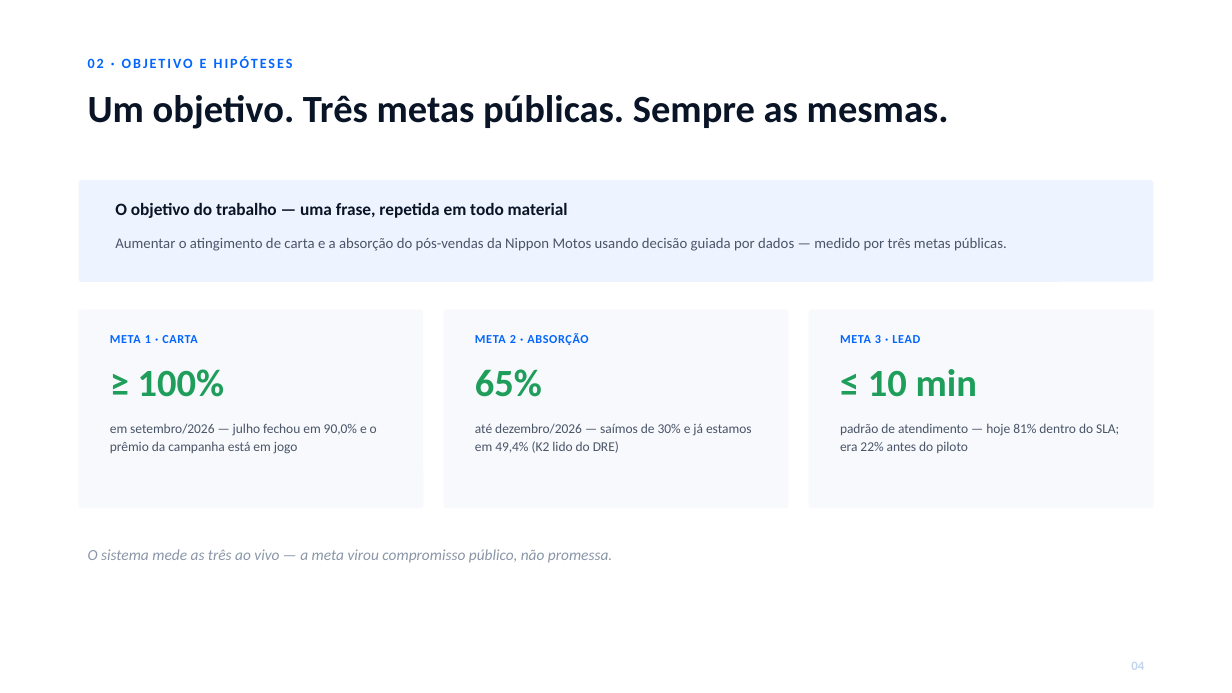
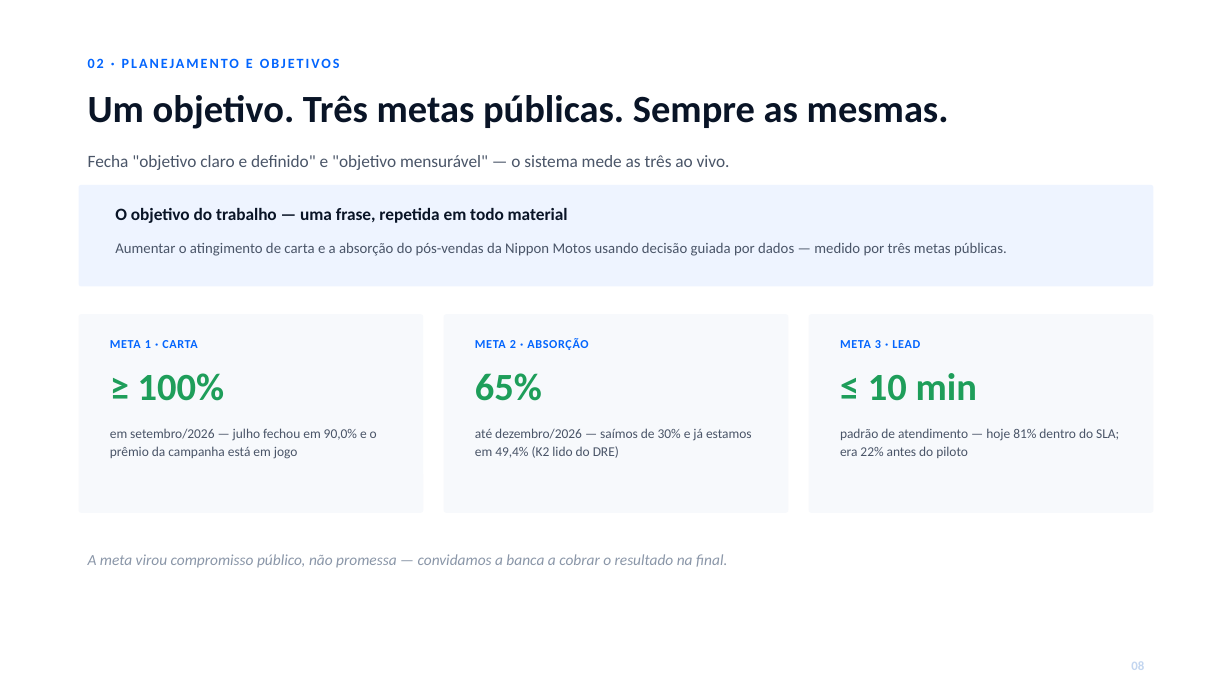
Before and after one commit to Caiquespkt0611/smart-dealer, a slide deck: slide 9 of _NOVAS MELHORIAS/DECK-BANCA-YAMAHAWAY.pptx (slide 5 before the commit). Drawn at 1232x693 pixels with LibreOffice and Linux fonts; fonts in the diff are those of the drawing. Boxes give left, top, right and bottom in pixels: in the first picture for what was removed or moved away, otherwise in the second. Text is boxed around its words. In the diff, an @@ line names an element or a change of style, - is before the commit and + after.

```diff
--- a/_NOVAS MELHORIAS/DECK-BANCA-YAMAHAWAY.pptx
+++ b/_NOVAS MELHORIAS/DECK-BANCA-YAMAHAWAY.pptx
@@ text at (x1=88, y1=58, x2=340, y2=68): text changed @@
-02 · OBJETIVO E HIPÓTESES
+02 · PLANEJAMENTO E OBJETIVOS
@@ text added at (x1=88, y1=155, x2=730, y2=170), 13.5 pt, text #4A5568 @@
+Fecha "objetivo claro e definido" e "objetivo mensurável" — o sistema mede as três ao vivo.
@@ 11 texts, 4 rounded rectangles moved together from (x1=79, y1=180, x2=1153, y2=508) to (x1=79, y1=185, x2=1153, y2=513) @@
@@ text at (x1=88, y1=554, x2=727, y2=568): text changed @@
-O sistema mede as três ao vivo — a meta virou compromisso público, não promessa.
+A meta virou compromisso público, não promessa — convidamos a banca a cobrar o resultado na final.
@@ text at (x1=1131, y1=661, x2=1144, y2=670): text changed @@
-04
+08
```
Also in this commit, not shown: 16 other slides changed, 1 slide added, 3 slides removed, 3 other files.
